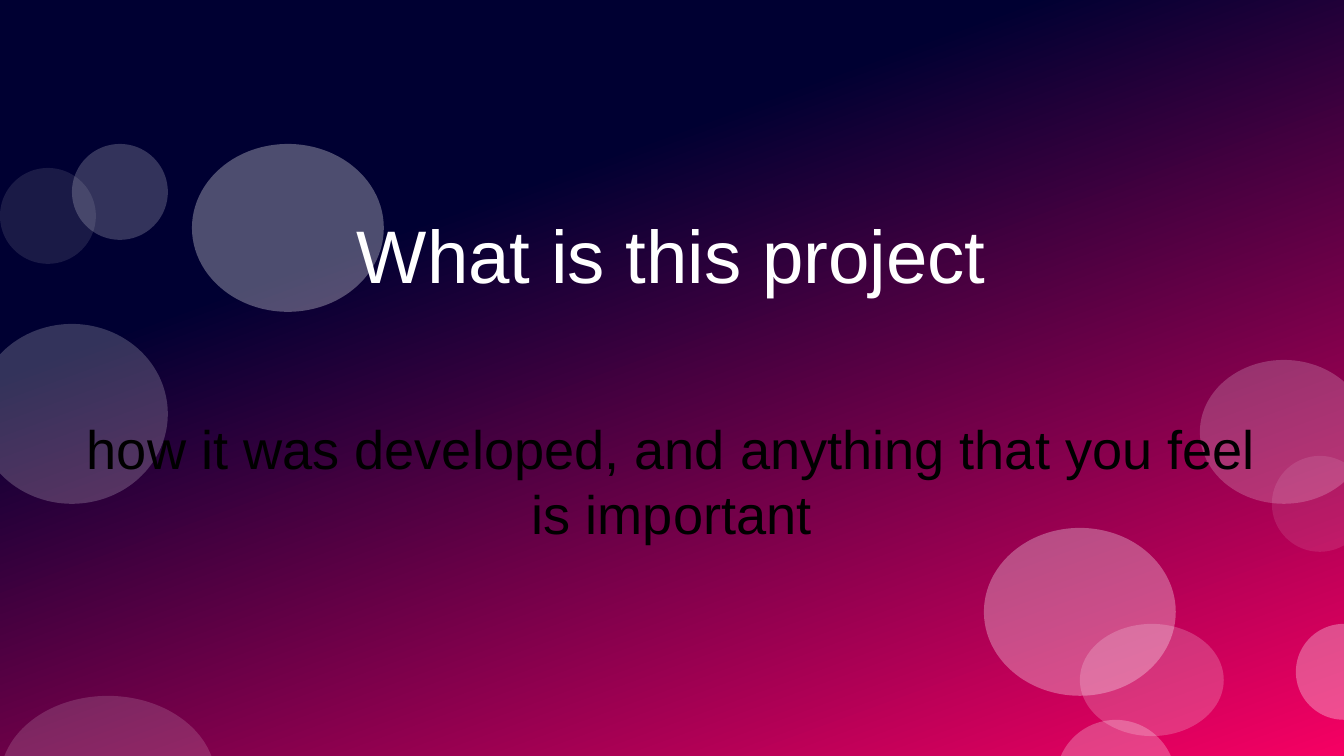
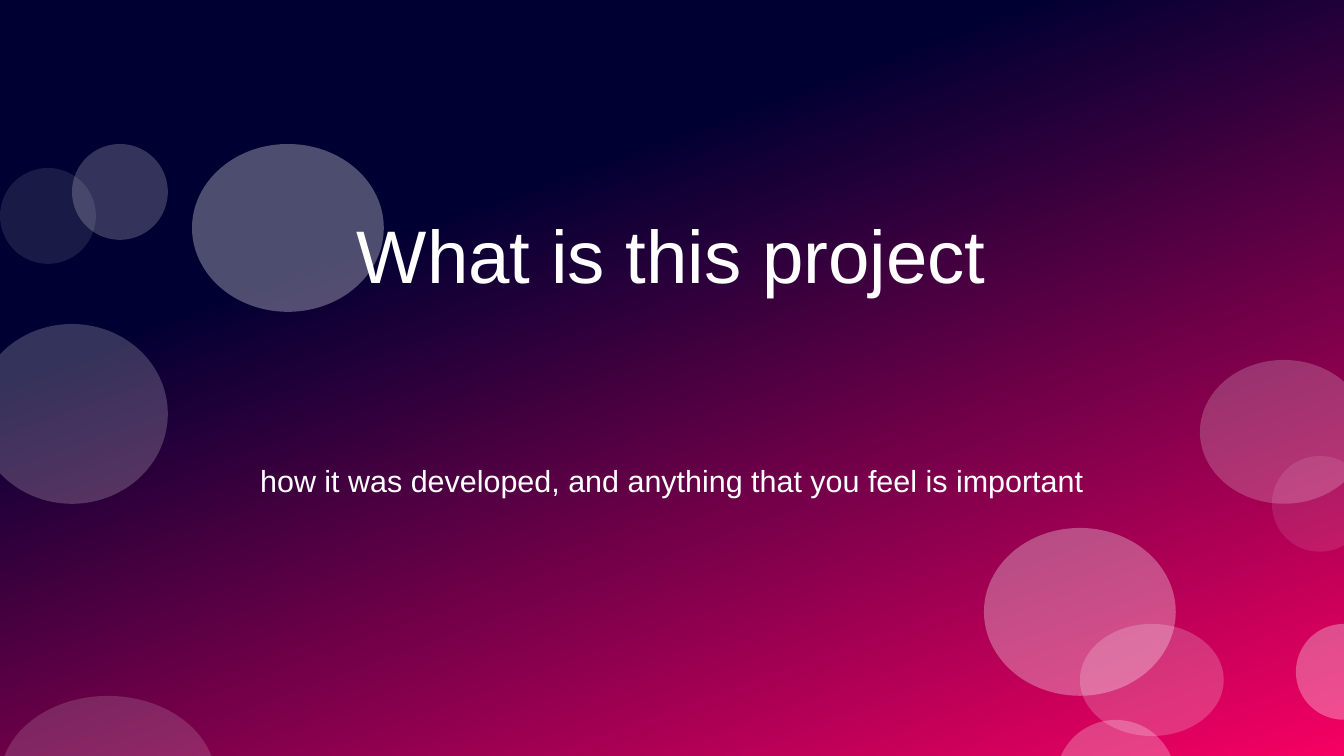
Before and after one commit to PrototypeProto/COP_4331_Small-Project, a slide deck: slide 3 of Pres.pptx. Drawn at 1344x756 pixels with LibreOffice and Linux fonts; fonts in the diff are those of the drawing. Boxes give left, top, right and bottom in pixels: in the first picture for what was removed or moved away, otherwise in the second. Text is boxed around its words. In the diff, an @@ line names an element or a change of style, - is before the commit and + after.

```diff
--- a/Pres.pptx
+++ b/Pres.pptx
@@ subtitle "how it was developed, and ...": place and size @@
-subtitle "how it was developed, and ..." at <box>87,426,1254,543</box>
+subtitle "how it was developed, and ..." at <box>260,470,1083,498</box>
@@ subtitle "how it was developed, and ..." at <box>260,470,1083,498</box>: size 32 to 18 pt, text colour #000000 to #FFFFFF @@
```
Also in this commit, not shown: 4 other slides changed, 1 slide added, 1 slide removed.
